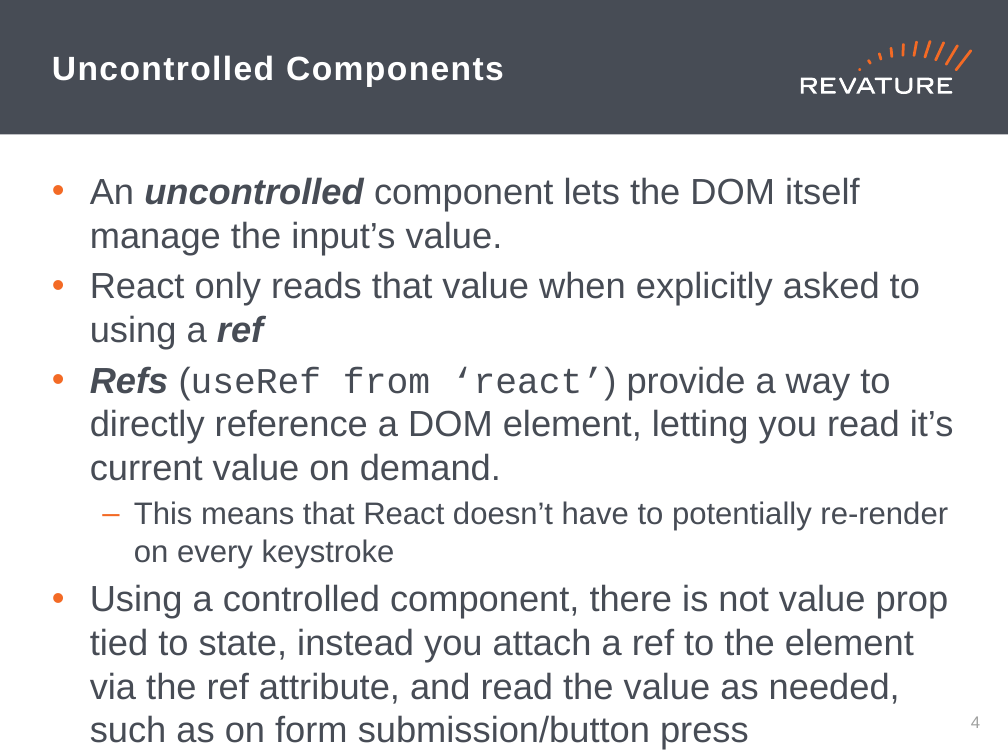
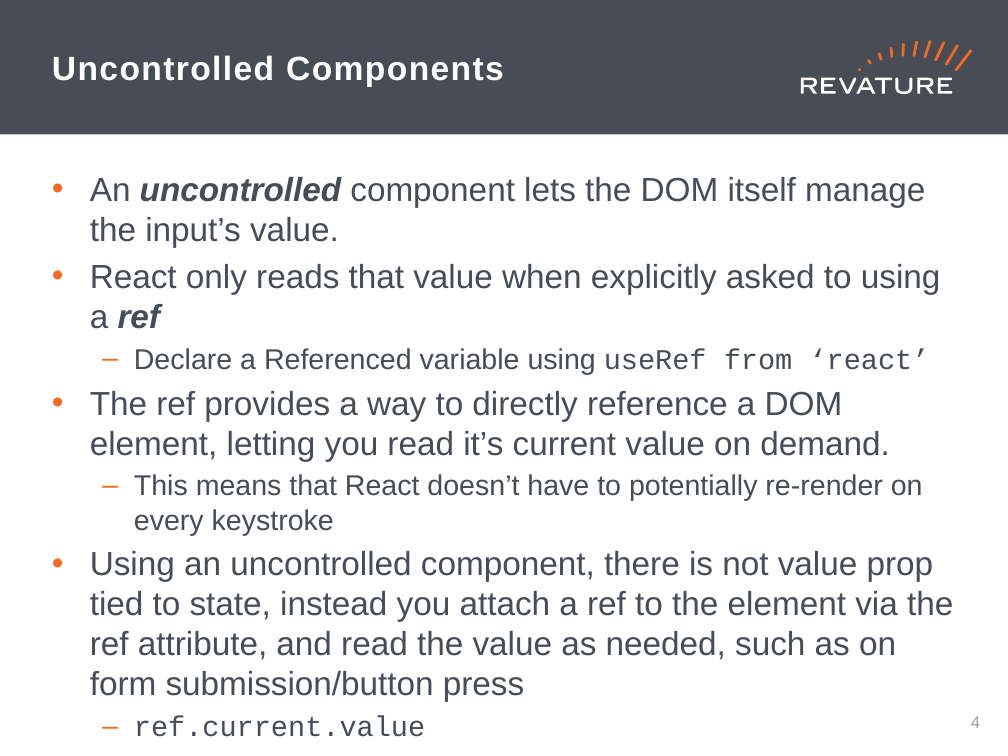
Before and after one commit to TRNG-2464/training_notes, a slide deck: slide 5 of slide_decks/React/React_Component_Advanced.pptx. Drawn at 1008x756 pixels with LibreOffice and Linux fonts; fonts in the diff are those of the drawing. Boxes give left, top, right and bottom in pixels: in the first picture for what was removed or moved away, otherwise in the second. Text is boxed around its words. In the diff, an @@ line names an element or a change of style, - is before the commit and + after.

Commit message:
Updating Advanced Components slide deck to fix typo

```diff
--- a/slide_decks/React/React_Component_Advanced.pptx
+++ b/slide_decks/React/React_Component_Advanced.pptx
@@ text at <box>90,177,941,737</box>: size 25.9 to 23.8 pt in "An uncontrolled component lets the DOM itself ...", "React only reads that value when explicitly ..."; size 22.2 to 20.4 pt in "This means that React doesn’t have to ...", "ref.current.value" @@
@@ text at <box>90,348,929,461</box>: text changed; size 25.9 to 23.8 pt @@
-• Refs (useRef from ‘react’) provide a way to directly reference a DOM element, letting you read it’s current value on demand.
+  – Declare a Referenced variable using useRef from ‘react’
+• The ref provides a way to directly reference a DOM element, letting you read it’s current value on demand.
@@ text at <box>90,551,953,702</box>: text changed; size 25.9 to 23.8 pt @@
-• Using a controlled component, there is not value prop tied to state, instead you attach a ref to the element via the ref attribute, and read the value as needed, such as on form submission/button press
+• Using an uncontrolled component, there is not value prop tied to state, instead you attach a ref to the element via the ref attribute, and read the value as needed, such as on form submission/button press
```
Also in this commit, not shown: 1 other slide changed.
